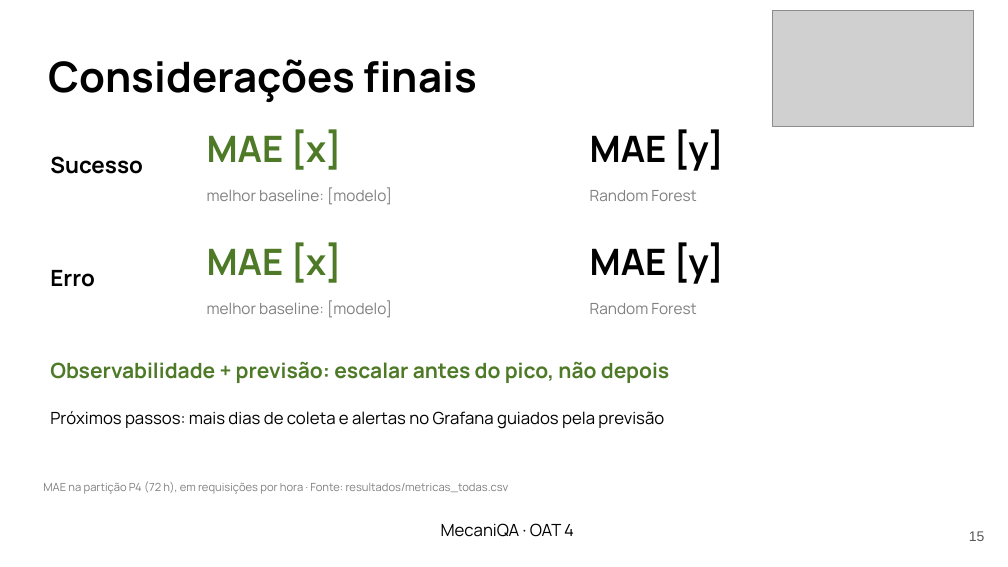
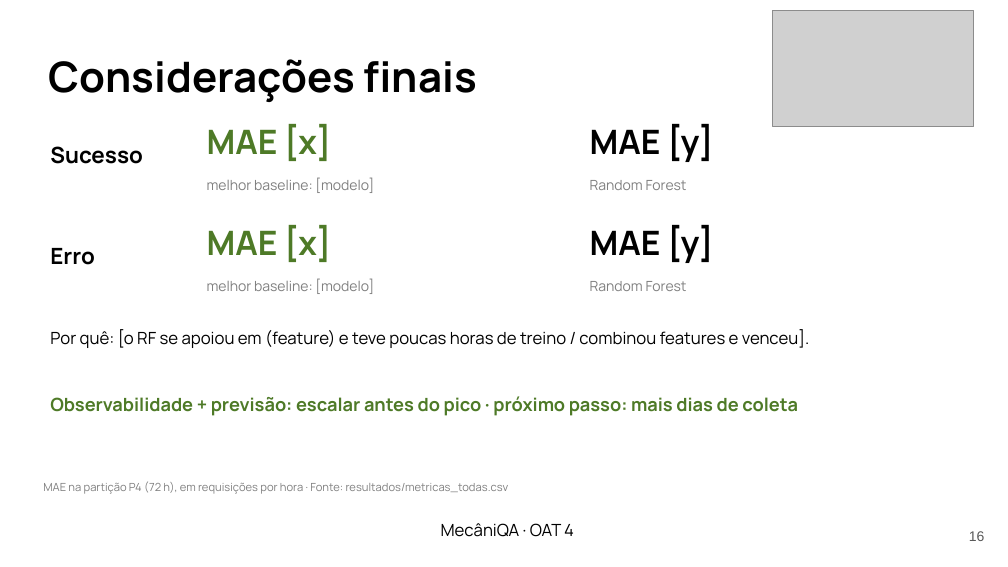
Before and after one commit to LenilsonSoares/mecaniQA-nuvem-macapa, a slide deck: slide 16 of oat4/apresentacao/mecaniQA_oat4_macapa.pptx (slide 15 before the commit). Drawn at 1008x567 pixels with LibreOffice and Linux fonts; fonts in the diff are those of the drawing; grey boxes stand for pictures. Boxes give left, top, right and bottom in pixels: in the first picture for what was removed or moved away, otherwise in the second. Text is boxed around its words. In the diff, an @@ line names an element or a change of style, - is before the commit and + after.

Commit message:
feat(oat4): ajustes do debate (Codex, avaliador e revisor técnico)
- slides: prints maiores, slide próprio para a série de erro, tabela de MSE
  legível, conclusão explica por que o RF ganhou ou perdeu, falas prontas
- análise: horas sem dado preenchidas só com o passado e fora das métricas;
  sem a feature dia da semana (apenas 4 dias de coleta)
- coleta: linha rotulada pelo início da hora e horas com raspagem parcial
  marcadas como sem dado
- run.sh e README: o gerador roda só no container (evita tráfego dobrado)

```diff
--- a/oat4/apresentacao/mecaniQA_oat4_macapa.pptx
+++ b/oat4/apresentacao/mecaniQA_oat4_macapa.pptx
@@ 3 texts: place and size @@
-3 texts at [50,156,696,205]
+3 texts at [50,146,687,193]
@@ text "Erro": place and size @@
-text "Erro" at [50,270,94,287]
+text "Erro" at [50,248,94,265]
@@ text "MAE [x]": place and size @@
-text "MAE [x]" at [207,242,342,283]
+text "MAE [x]" at [207,225,331,262]
@@ size 26 to 24 pt in 4 elements at [207,124,331,161], [590,124,713,162], [207,225,331,262], [590,225,713,263] @@
@@ text "MAE [y]": place and size @@
-text "MAE [y]" at [590,242,724,284]
+text "MAE [y]" at [590,225,713,263]
@@ text "melhor baseline: [modelo]": place and size @@
-text "melhor baseline: [modelo]" at [207,300,392,318]
+text "melhor baseline: [modelo]" at [207,278,374,294]
@@ size 11 to 10 pt in 4 elements at [207,177,374,193], [590,180,687,190], [207,278,374,294], [590,281,687,291] @@
@@ text "Random Forest": place and size @@
-text "Random Forest" at [590,303,696,314]
+text "Random Forest" at [590,281,687,291]
@@ text at [50,329,810,348]: text changed; size 15 to 12 pt; text colour #4E7A27 to #000000; bold off @@
-Observabilidade + previsão: escalar antes do pico, não depois
+Por quê: [o RF se apoiou em (feature) e teve poucas horas de treino / combinou features e venceu].
@@ text at [50,396,798,416]: text changed; size 12 to 13 pt; text colour #000000 to #4E7A27; bold on @@
-Próximos passos: mais dias de coleta e alertas no Grafana guiados pela previsão
+Observabilidade + previsão: escalar antes do pico · próximo passo: mais dias de coleta
@@ text at [441,523,574,537]: text changed @@
-MecaniQA · OAT 4
+MecâniQA · OAT 4
@@ page number at [969,531,985,541]: text changed @@
-15
+16
```
Also in this commit, not shown: 15 other slides changed, 1 slide added, 6 other files.
